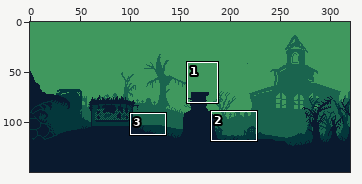
One commit to this pixel-art file: src/assets/terrain.aseprite. Above, an overview of the earlier version with the close-up marked.
Close-up. First the earlier version:
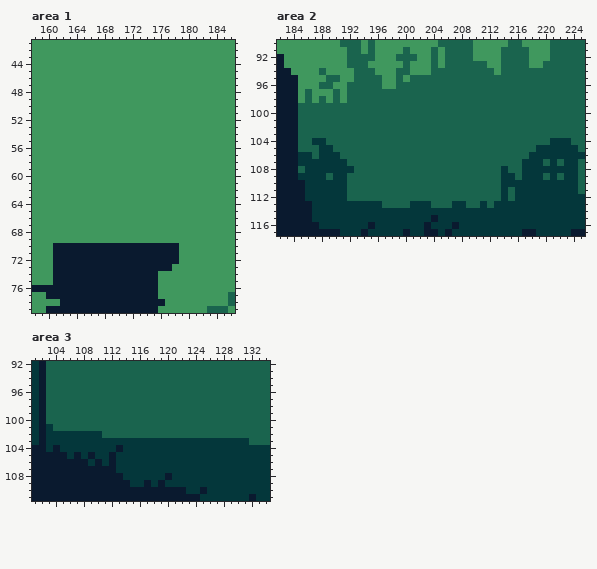
320x150 pixels, 1 frame. Shown: area 1: x 158..186, y 41..79; area 2: x 182..225, y 90..117; area 3: x 101..134, y 92..111. The commit also changed other parts of the picture, which this record leaves out.
The same view after the edit:
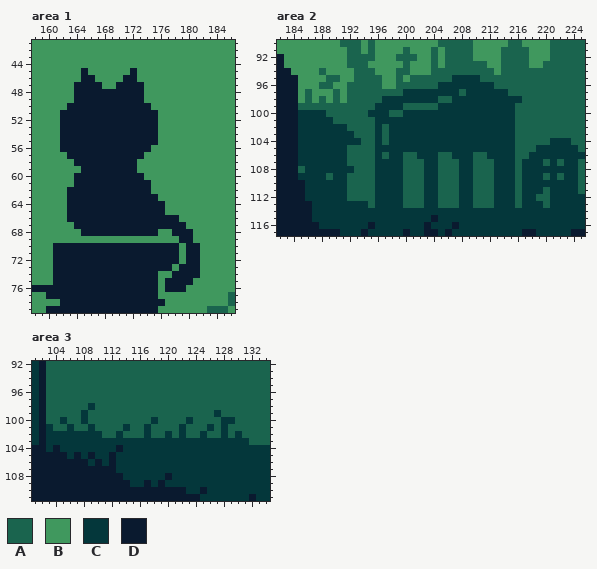
Palette (. is transparent): A #1a644e  B #40985e  C #04373b  D #0a1a2f
From old to new:
layer "blackcat" now shown
Area 1, layer "blackcat":
Colour B becomes colour D in row 45 at x 165 and 172; in row 46 at x 165 to 166 and 171 to 172; in row 47 at x 164 to 167 and 170 to 173; in rows 48 to 49 at x 164 to 173; in row 50 at x 163 to 174; in rows 51 to 55 at x 162 to 175.
Colour B becomes colour D in row 56 at x 162 to 174; in row 57 at x 163 to 173; in row 58 at x 164 to 172; in row 59 at x 165 to 172; in row 60 at x 164 to 173; in row 61 at x 164 to 174.
Colour B becomes colour D in row 62 at x 163 to 174; in row 63 at x 163 to 175; in rows 64 to 65 at x 163 to 176; in row 66 at x 163 to 178; in row 67 at x 164 to 179; in row 68 at x 165 to 175 and 178 to 180.
Colour B becomes colour D in row 69 at x 179 to 180; in rows 70 to 72 at x 180 to 181; in row 73 at x 179 to 181; in row 74 at x 178 to 181; in row 75 at x 177 to 180; in row 76 at x 177 to 179.
Area 2, layer "FG2":
Colour C becomes colour A in row 110 at x 216; in row 111 at x 216 and 220; in row 112 at x 216 and 219 to 220; in row 113 at x 195, 201 to 202, 207, 211, 216 and 220.
Colour A becomes colour C in row 95 at x 207 to 210; in row 96 at x 205 to 212; in row 97 at x 200 to 207 and 209 to 214; in row 98 at x 197 to 204 and 207 to 216; in row 99 at x 196 to 199 and 205 to 215; in row 100 at x 185 to 188, 195 to 197 and 200 to 215.
Colour A becomes colour C in row 101 at x 185 to 189 and 196 to 215; in row 102 at x 185 to 191, 196 and 198 to 215; in row 103 at x 185 to 192, 196 and 198 to 215; in row 104 at x 185 to 186, 189 to 193, 196 and 198 to 215; in row 105 at x 185 to 187, 190 to 191 and 196 to 215; in row 106 at x 187, 191, 196, 198 to 199, 202 to 204, 207 to 209 and 212 to 215.
Colour A becomes colour C in row 107 at x 196 to 199, 203 to 204, 208 to 209 and 213 to 215; in row 108 at x 196 to 199, 203 to 204, 208 to 209, 213 and 215; in rows 109 to 110 at x 196 to 199, 203 to 204, 208 to 209 and 213; in rows 111 to 112 at x 196 to 199, 203 to 204, 208 to 209, 213 and 215; in row 113 at x 197 to 199, 204 and 209.
Area 3, layer "FG2":
Colour A becomes colour C in row 98 at x 109; in row 99 at x 108 and 127; in row 100 at x 105, 108, 118, 123 and 128 to 129; in row 101 at x 106, 109, 114, 117, 122, 126 and 128; in row 102 at x 113, 117, 120, 122, 125, 128 and 130.
